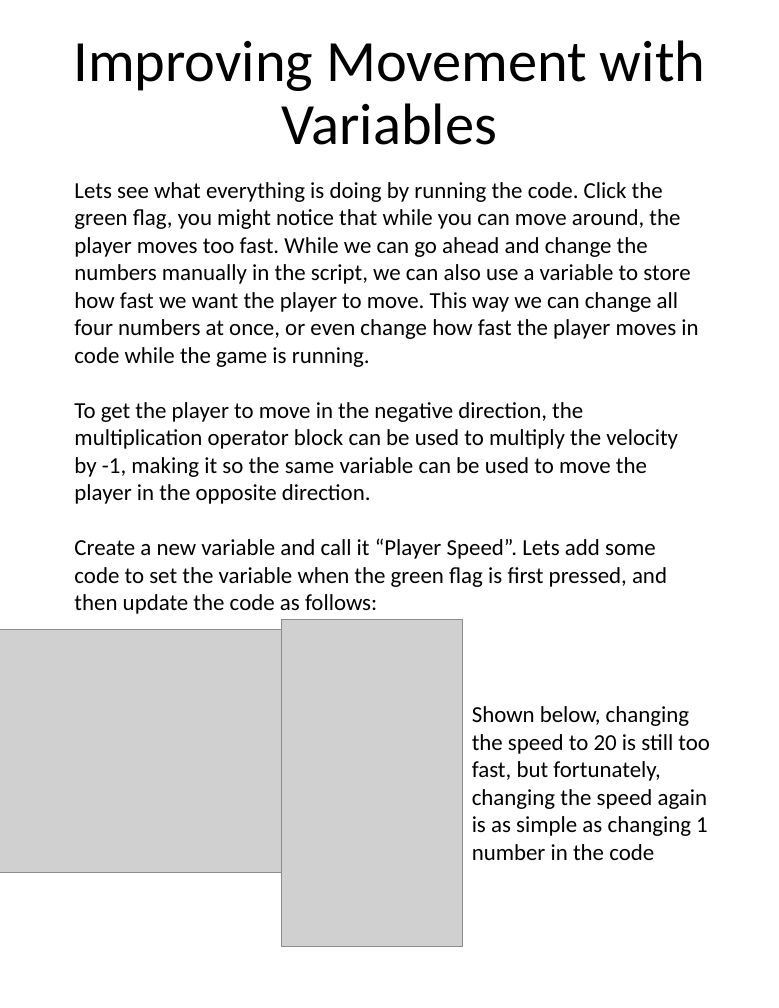
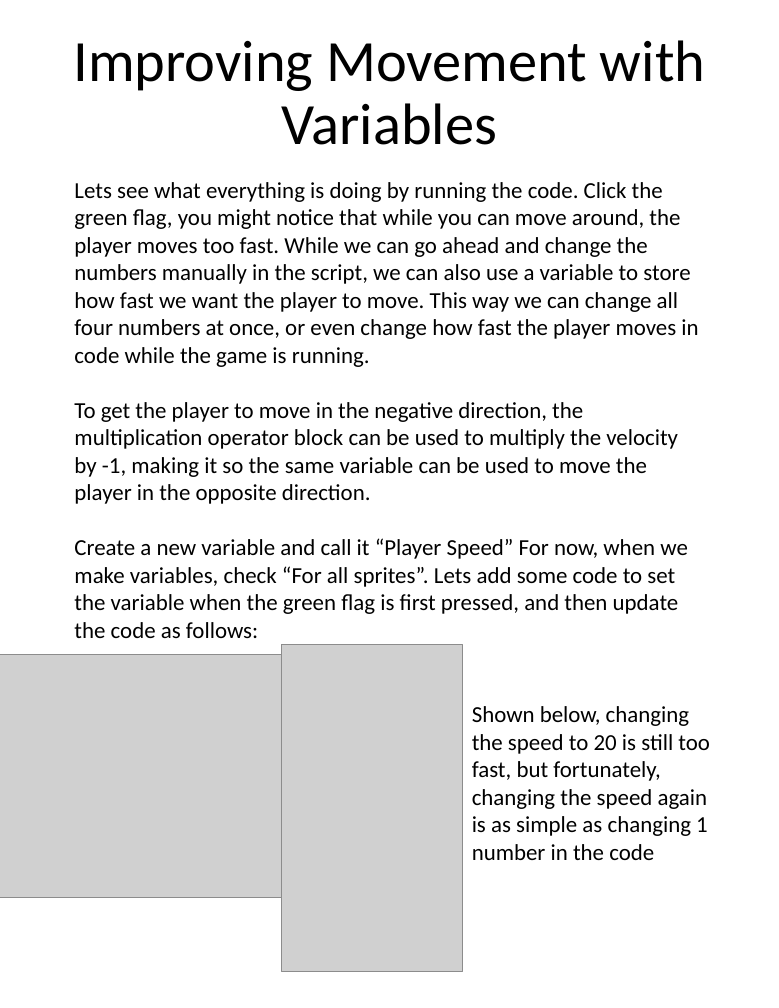
Before and after one commit to tommyrohmann/Coding-Club, a slide deck: slide 5 of Meeting Notes/Powerpoints they are the same as the pdfs/Coding Club Meeting 2.pptx. Drawn at 779x1008 pixels with LibreOffice and Linux fonts; fonts in the diff are those of the drawing; grey boxes stand for pictures. Boxes give left, top, right and bottom in pixels: in the first picture for what was removed or moved away, otherwise in the second. Text is boxed around its words. In the diff, an @@ line names an element or a change of style, - is before the commit and + after.

```diff
--- a/Meeting Notes/Powerpoints they are the same as the pdfs/Coding Club Meeting 2.pptx
+++ b/Meeting Notes/Powerpoints they are the same as the pdfs/Coding Club Meeting 2.pptx
@@ text at <box>74,538,688,638</box>: text changed @@
-Create a new variable and call it “Player Speed”. Lets add some code to set the variable when the green flag is first pressed, and then update the code as follows:
+Create a new variable and call it “Player Speed” For now, when we make variables, check “For all sprites”. Lets add some code to set the variable when the green flag is first pressed, and then update the code as follows:
@@ picture: place and size @@
-picture at <box>0,630,298,872</box>
+picture at <box>0,654,298,897</box>
@@ picture: place and size @@
-picture at <box>282,620,463,947</box>
+picture at <box>282,644,463,971</box>
```
Also in this commit, not shown: 4 other slides changed, 10 slides added, 2 other files.
